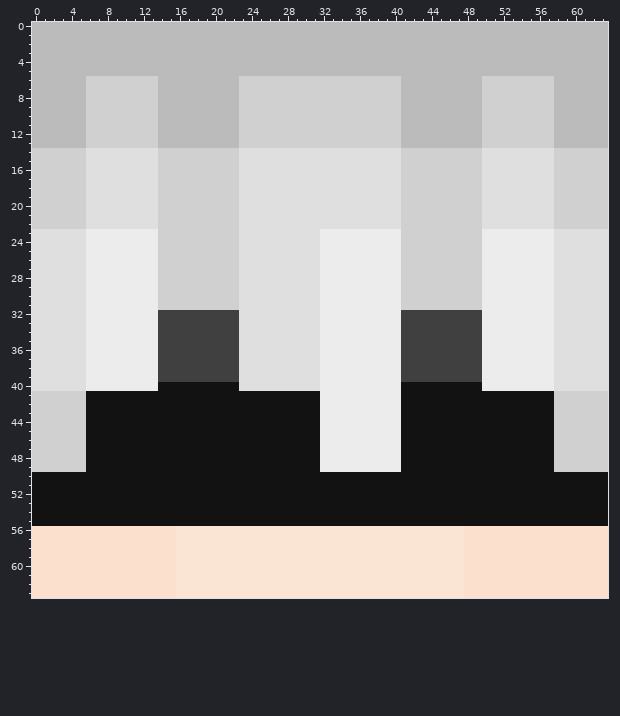
File history of a pixel-art sprite, skins/d3b259e9-6117-47f1-9461-1b6210f29b92.png. The picture above is the old version.
The file is 64x64 pixels. Colours within 5 levels of each other are drawn and written as one.
The same view after the edit:
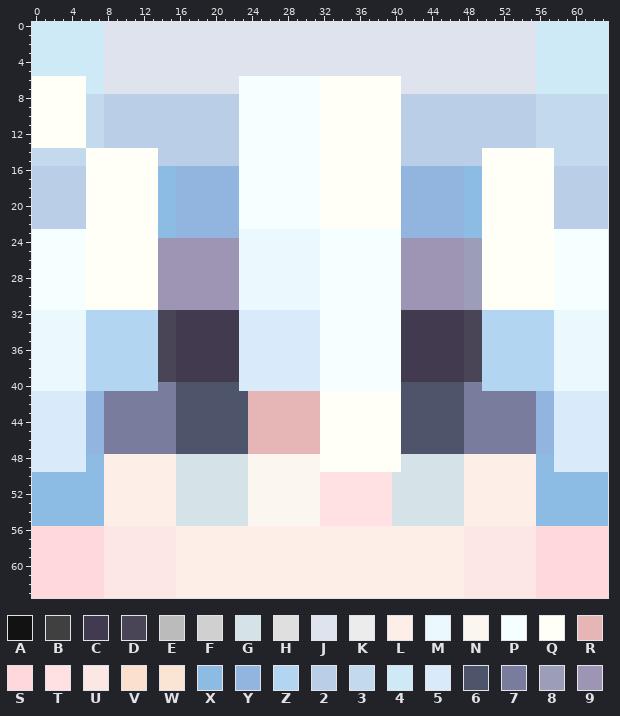
Palette (. is transparent): A #121212  B #404040  C #423b4f  D #4a4457  E #bbbbbb  F #d0d0d0  G #d5e3e8  H #dfdfdf  J #dfe3ee  K #ececec  L #fdeee7  M #ebf8fd  N #fcf6f0  P #f5ffff  Q #fffff8  R #e6b6b6  S #ffd8dc  T #ffe0e3  U #fde7e5  V #fbe1cd  W #fae4d3  X #8cbce4  Y #92b5e0  Z #b2d5f1  2 #bbcee8  3 #c3d9ee  4 #cfeaf7  5 #d9ebfb  6 #4e556b  7 #797c9c  8 #9b9eb6  9 #9e94b3
The author wrote: 自動上傳玩家 yanli608 的皮膚臉部
The exact change:
Changed rows in their new state; - is an unchanged pixel.
first column x 0:
 0 44444444JJJJJJJJJJJJJJJJJJJJJJJJJJJJJJJJJJJJJJJJJJJJJJJJ44444444
 1 44444444JJJJJJJJJJJJJJJJJJJJJJJJJJJJJJJJJJJJJJJJJJJJJJJJ44444444
 2 44444444JJJJJJJJJJJJJJJJJJJJJJJJJJJJJJJJJJJJJJJJJJJJJJJJ44444444
 3 44444444JJJJJJJJJJJJJJJJJJJJJJJJJJJJJJJJJJJJJJJJJJJJJJJJ44444444
 4 44444444JJJJJJJJJJJJJJJJJJJJJJJJJJJJJJJJJJJJJJJJJJJJJJJJ44444444
 5 44444444JJJJJJJJJJJJJJJJJJJJJJJJJJJJJJJJJJJJJJJJJJJJJJJJ44444444
 6 QQQQQQ44JJJJJJJJJJJJJJJPPPPPPPPPQQQQQQQQQJJJJJJJJJJJJJJJ44444444
 7 QQQQQQ44JJJJJJJJJJJJJJJPPPPPPPPPQQQQQQQQQJJJJJJJJJJJJJJJ44444444
 8 QQQQQQ33222222222222222PPPPPPPPPQQQQQQQQQ22222222222222233333333
 9 QQQQQQ33222222222222222PPPPPPPPPQQQQQQQQQ22222222222222233333333
10 QQQQQQ33222222222222222PPPPPPPPPQQQQQQQQQ22222222222222233333333
11 QQQQQQ33222222222222222PPPPPPPPPQQQQQQQQQ22222222222222233333333
12 QQQQQQ33222222222222222PPPPPPPPPQQQQQQQQQ22222222222222233333333
13 QQQQQQ33222222222222222PPPPPPPPPQQQQQQQQQ22222222222222233333333
14 333333QQQQQQQQ222222222PPPPPPPPPQQQQQQQQQ222222222QQQQQQQQ333333
15 333333QQQQQQQQ222222222PPPPPPPPPQQQQQQQQQ222222222QQQQQQQQ333333
16 222222QQQQQQQQXXYYYYYYYPPPPPPPPPQQQQQQQQQYYYYYYYXXQQQQQQQQ222222
17 222222QQQQQQQQXXYYYYYYYPPPPPPPPPQQQQQQQQQYYYYYYYXXQQQQQQQQ222222
18 222222QQQQQQQQXXYYYYYYYPPPPPPPPPQQQQQQQQQYYYYYYYXXQQQQQQQQ222222
19 222222QQQQQQQQXXYYYYYYYPPPPPPPPPQQQQQQQQQYYYYYYYXXQQQQQQQQ222222
20 222222QQQQQQQQXXYYYYYYYPPPPPPPPPQQQQQQQQQYYYYYYYXXQQQQQQQQ222222
21 222222QQQQQQQQXXYYYYYYYPPPPPPPPPQQQQQQQQQYYYYYYYXXQQQQQQQQ222222
22 222222QQQQQQQQXXYYYYYYYPPPPPPPPPQQQQQQQQQYYYYYYYXXQQQQQQQQ222222
23 PPPPPPQQQQQQQQXXYYYYYYYMMMMMMMMMPPPPPPPPPYYYYYYYXXQQQQQQQQPPPPPP
24 PPPPPPQQQQQQQQ999999999MMMMMMMMMPPPPPPPPP999999988QQQQQQQQPPPPPP
25 PPPPPPQQQQQQQQ999999999MMMMMMMMMPPPPPPPPP999999988QQQQQQQQPPPPPP
26 PPPPPPQQQQQQQQ999999999MMMMMMMMMPPPPPPPPP999999988QQQQQQQQPPPPPP
27 PPPPPPQQQQQQQQ999999999MMMMMMMMMPPPPPPPPP999999988QQQQQQQQPPPPPP
28 PPPPPPQQQQQQQQ999999999MMMMMMMMMPPPPPPPPP999999988QQQQQQQQPPPPPP
29 PPPPPPQQQQQQQQ999999999MMMMMMMMMPPPPPPPPP999999988QQQQQQQQPPPPPP
30 PPPPPPQQQQQQQQ999999999MMMMMMMMMPPPPPPPPP999999988QQQQQQQQPPPPPP
31 PPPPPPQQQQQQQQ999999999MMMMMMMMMPPPPPPPPP999999988QQQQQQQQPPPPPP
32 MMMMMMZZZZZZZZDDCCCCCCC555555555PPPPPPPPPCCCCCCCDDZZZZZZZZMMMMMM
33 MMMMMMZZZZZZZZDDCCCCCCC555555555PPPPPPPPPCCCCCCCDDZZZZZZZZMMMMMM
34 MMMMMMZZZZZZZZDDCCCCCCC555555555PPPPPPPPPCCCCCCCDDZZZZZZZZMMMMMM
35 MMMMMMZZZZZZZZDDCCCCCCC555555555PPPPPPPPPCCCCCCCDDZZZZZZZZMMMMMM
36 MMMMMMZZZZZZZZDDCCCCCCC555555555PPPPPPPPPCCCCCCCDDZZZZZZZZMMMMMM
37 MMMMMMZZZZZZZZDDCCCCCCC555555555PPPPPPPPPCCCCCCCDDZZZZZZZZMMMMMM
38 MMMMMMZZZZZZZZDDCCCCCCC555555555PPPPPPPPPCCCCCCCDDZZZZZZZZMMMMMM
39 MMMMMMZZZZZZZZDDCCCCCCC555555555PPPPPPPPPCCCCCCCDDZZZZZZZZMMMMMM
40 MMMMMMZZZZZZZZ776666666555555555PPPPPPPPP666666677ZZZZZZZZMMMMMM
41 555555YY7777777766666666RRRRRRRRQQQQQQQQQ666666677777777YY555555
42 555555YY7777777766666666RRRRRRRRQQQQQQQQQ666666677777777YY555555
43 555555YY7777777766666666RRRRRRRRQQQQQQQQQ666666677777777YY555555
44 555555YY7777777766666666RRRRRRRRQQQQQQQQQ666666677777777YY555555
45 555555YY7777777766666666RRRRRRRRQQQQQQQQQ666666677777777YY555555
46 555555YY7777777766666666RRRRRRRRQQQQQQQQQ666666677777777YY555555
47 555555YY7777777766666666RRRRRRRRQQQQQQQQQ666666677777777YY555555
48 555555XXLLLLLLLLGGGGGGGGNNNNNNNNQQQQQQQQQGGGGGGGLLLLLLLLXX555555
49 555555XXLLLLLLLLGGGGGGGGNNNNNNNNQQQQQQQQQGGGGGGGLLLLLLLLXX555555
50 XXXXXXXXLLLLLLLLGGGGGGGGNNNNNNNNTTTTTTTTGGGGGGGGLLLLLLLLXXXXXXXX
51 XXXXXXXXLLLLLLLLGGGGGGGGNNNNNNNNTTTTTTTTGGGGGGGGLLLLLLLLXXXXXXXX
52 XXXXXXXXLLLLLLLLGGGGGGGGNNNNNNNNTTTTTTTTGGGGGGGGLLLLLLLLXXXXXXXX
53 XXXXXXXXLLLLLLLLGGGGGGGGNNNNNNNNTTTTTTTTGGGGGGGGLLLLLLLLXXXXXXXX
54 XXXXXXXXLLLLLLLLGGGGGGGGNNNNNNNNTTTTTTTTGGGGGGGGLLLLLLLLXXXXXXXX
55 XXXXXXXXLLLLLLLLGGGGGGGGNNNNNNNNTTTTTTTTGGGGGGGGLLLLLLLLXXXXXXXX
56 SSSSSSSSUUUUUUUULLLLLLLLLLLLLLLLLLLLLLLLLLLLLLLLUUUUUUUUSSSSSSSS
57 SSSSSSSSUUUUUUUULLLLLLLLLLLLLLLLLLLLLLLLLLLLLLLLUUUUUUUUSSSSSSSS
58 SSSSSSSSUUUUUUUULLLLLLLLLLLLLLLLLLLLLLLLLLLLLLLLUUUUUUUUSSSSSSSS
59 SSSSSSSSUUUUUUUULLLLLLLLLLLLLLLLLLLLLLLLLLLLLLLLUUUUUUUUSSSSSSSS
60 SSSSSSSSUUUUUUUULLLLLLLLLLLLLLLLLLLLLLLLLLLLLLLLUUUUUUUUSSSSSSSS
61 SSSSSSSSUUUUUUUULLLLLLLLLLLLLLLLLLLLLLLLLLLLLLLLUUUUUUUUSSSSSSSS
62 SSSSSSSSUUUUUUUULLLLLLLLLLLLLLLLLLLLLLLLLLLLLLLLUUUUUUUUSSSSSSSS
63 SSSSSSSSUUUUUUUULLLLLLLLLLLLLLLLLLLLLLLLLLLLLLLLUUUUUUUUSSSSSSSS
